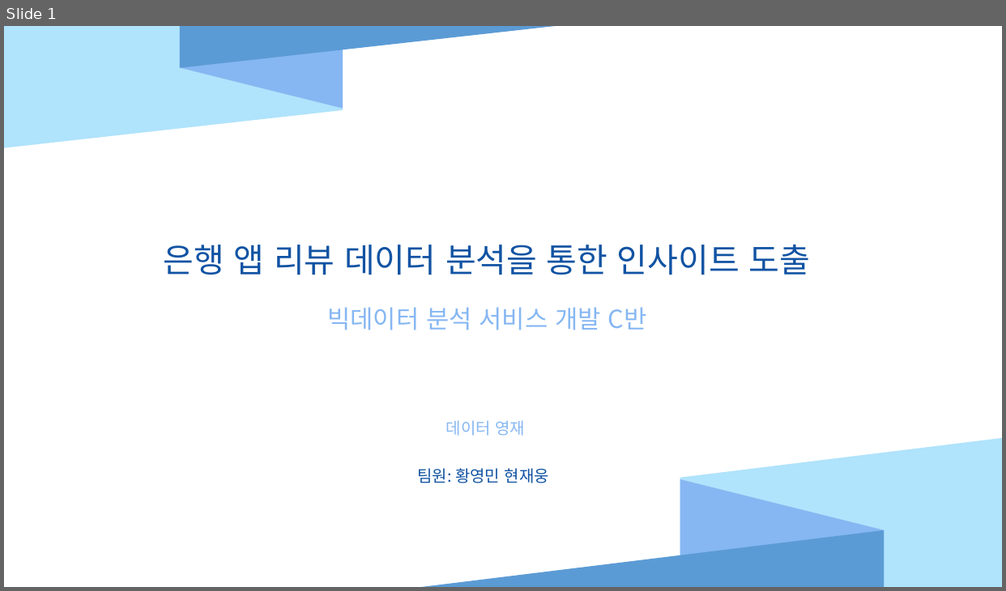
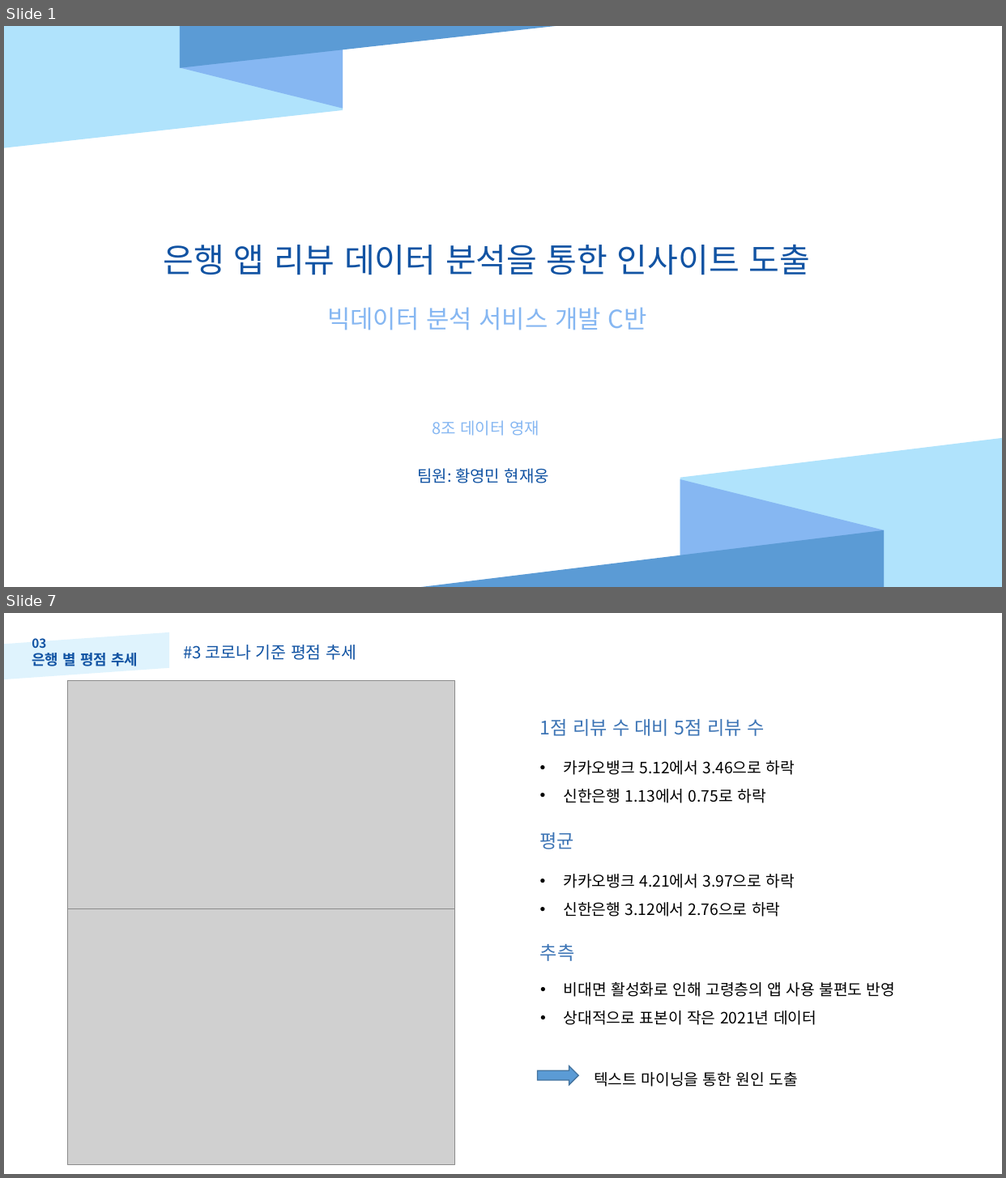
Before and after one commit to Hyun-JaeUng/wordchain, a slide deck: 포르폴리오_데이터영재.pptx. Shown one above the other, each under a label of ours: slide 1 before the commit, slides 1 and 7 after it; the slides between them are not shown. The pictures are 1006x591 and 1006x1178 pixels, drawn with LibreOffice and Linux fonts; fonts in the diff are those of the drawing; grey boxes stand for pictures. Boxes give left, top, right and bottom in pixels: in the first picture for what was removed or moved away, otherwise in the second. Text is boxed around its words. In the diff, an @@ line names an element or a change of style, - is before the commit and + after.

```diff
--- a/포르폴리오_데이터영재.pptx
+++ b/포르폴리오_데이터영재.pptx
@@ slide 7 added at (x1=4, y1=613, x2=1002, y2=1174), background #FFFFFF @@
@@ parallelogram added at (x1=4, y1=632, x2=169, y2=680), fill #B0E3FC at 40% opacity @@
@@ text added at (x1=32, y1=638, x2=138, y2=666), 14 pt, text #1153A3, bold @@
+03
+은행 별 평점 추세
@@ text added at (x1=183, y1=645, x2=357, y2=660), 16 pt, text #1153A3 @@
+#3 코로나 기준 평점 추세
@@ picture added at (x1=68, y1=680, x2=454, y2=914) @@
@@ text added at (x1=540, y1=719, x2=764, y2=736), 18 pt, text #3C74B5 @@
+1점 리뷰 수 대비 5점 리뷰 수
@@ text added at (x1=563, y1=760, x2=795, y2=803), 15 pt, text #000000 @@
+• 카카오뱅크 5.12에서 3.46으로 하락
+• 신한은행 1.13에서 0.75로 하락
@@ text added at (x1=540, y1=833, x2=575, y2=850), 18 pt, text #3C74B5 @@
+평균
@@ text added at (x1=563, y1=874, x2=795, y2=917), 15 pt, text #000000 @@
+• 카카오뱅크 4.21에서 3.97으로 하락
+• 신한은행 3.12에서 2.76으로 하락
@@ picture added at (x1=68, y1=909, x2=454, y2=1165) @@
@@ text added at (x1=540, y1=944, x2=575, y2=961), 18 pt, text #3C74B5 @@
+추측
@@ text added at (x1=564, y1=982, x2=895, y2=1025), 15 pt, text #000000 @@
+• 비대면 활성화로 인해 고령층의 앱 사용 불편도 반영
+• 상대적으로 표본이 작은 2021년 데이터
@@ right arrow added at (x1=538, y1=1066, x2=579, y2=1084), fill #5B9BD5, outline #43739E 1 pt @@
@@ text added at (x1=594, y1=1072, x2=797, y2=1087), 15 pt, text #000000 @@
+텍스트 마이닝을 통한 원인 도출
@@ slide 1 changed as well @@
@@ text at (x1=432, y1=420, x2=539, y2=436): text changed @@
-데이터 영재
+8조 데이터 영재
```
Also in this commit, not shown: 2 other slides changed, 15 other slides added, 6 slides removed, 7 other files.
